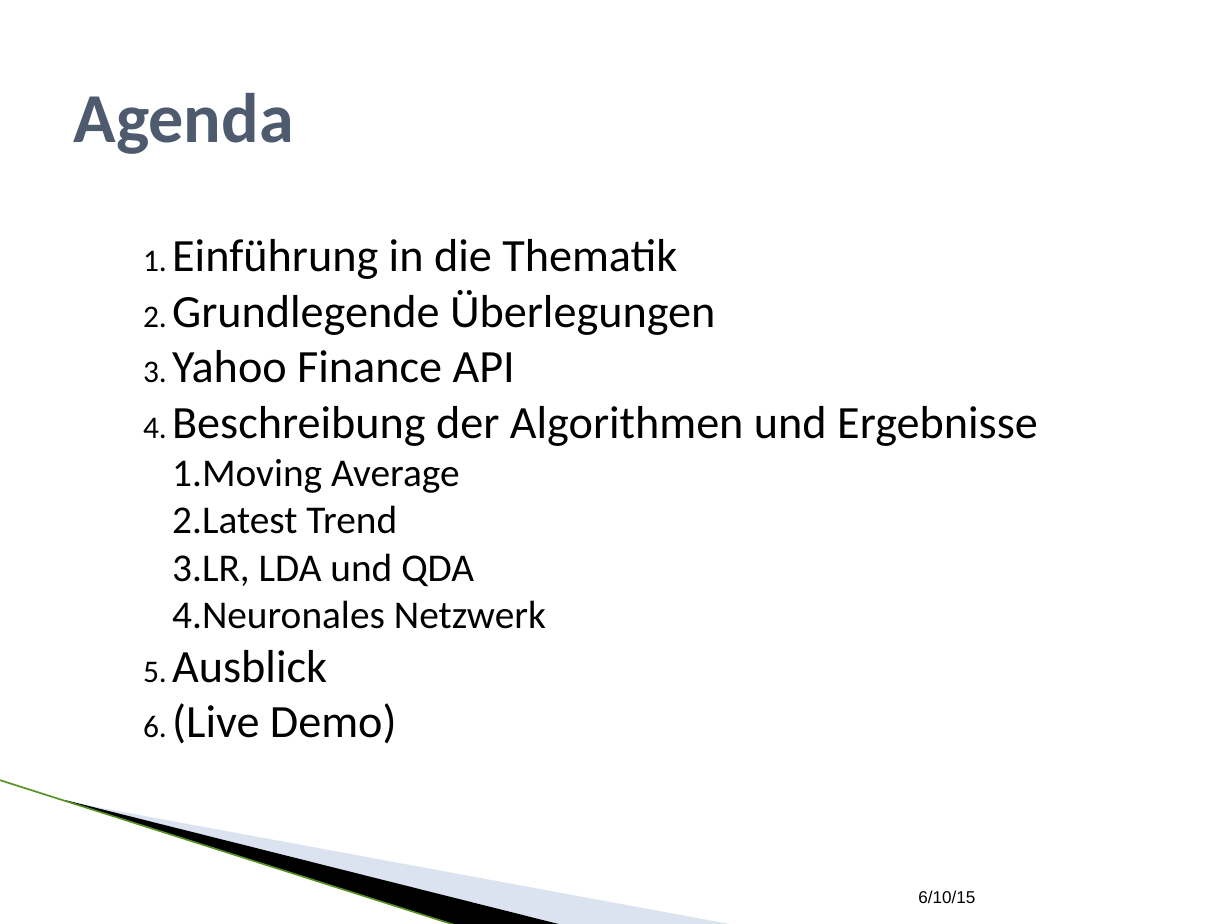
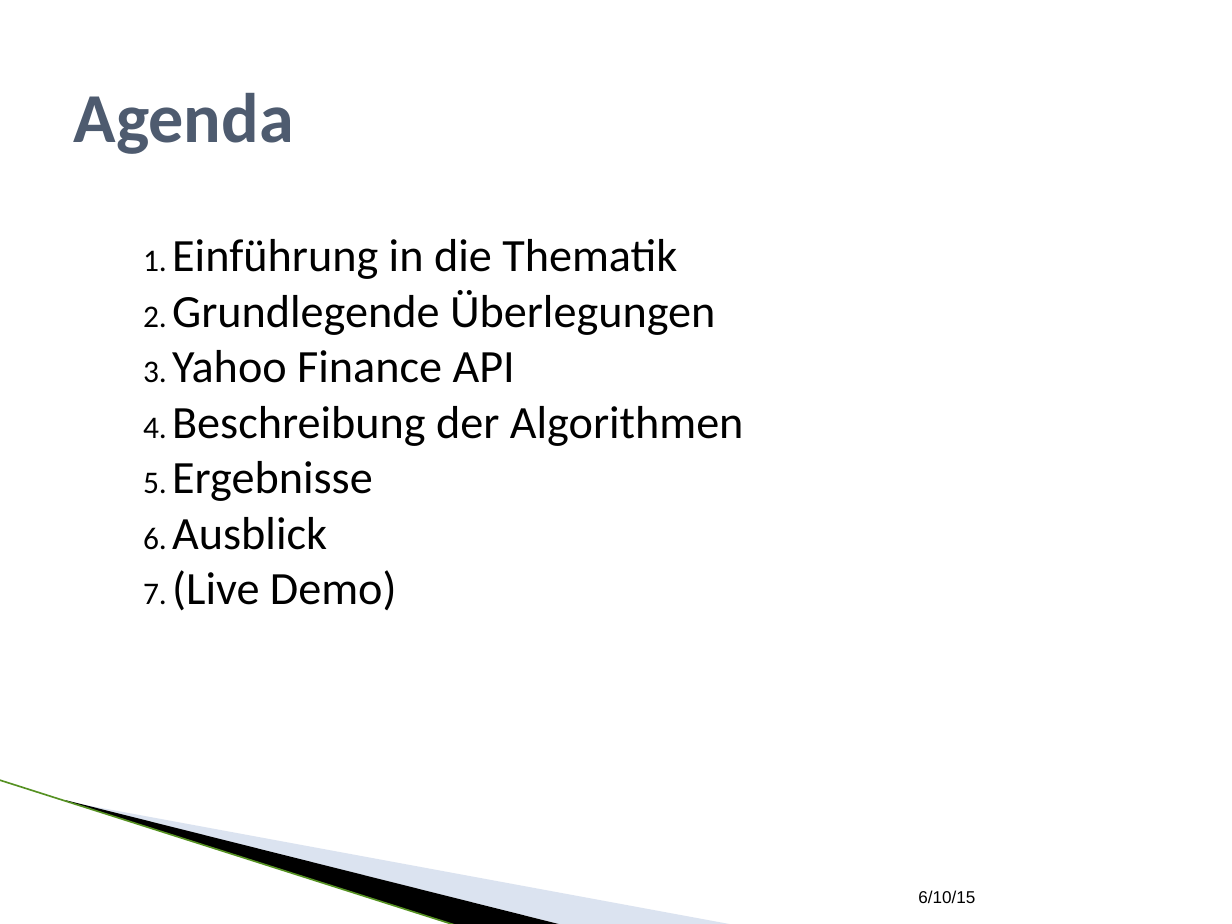
Before and after one commit to SEPSkyware6MM/StockForecast, a slide deck: slide 2 of ALR_Vortrag.pptx. Drawn at 1232x924 pixels with LibreOffice and Linux fonts; fonts in the diff are those of the drawing; background and template pictures are left out. Boxes give left, top, right and bottom in pixels: in the first picture for what was removed or moved away, otherwise in the second. Text is boxed around its words. In the diff, an @@ line names an element or a change of style, - is before the commit and + after.

```diff
--- a/ALR_Vortrag.pptx
+++ b/ALR_Vortrag.pptx
@@ text at (x1=172, y1=406, x2=744, y2=501): text changed; size 23 to 27 pt @@
-4. Beschreibung der Algorithmen und Ergebnisse
-  1. Moving Average
-  2. Latest Trend
-  3. LR, LDA und QDA
-  4. Neuronales Netzwerk
+4. Beschreibung der Algorithmen
+5. Ergebnisse
```
Also in this commit, not shown: 13 other slides changed, 2 slides added, 1 other file.
